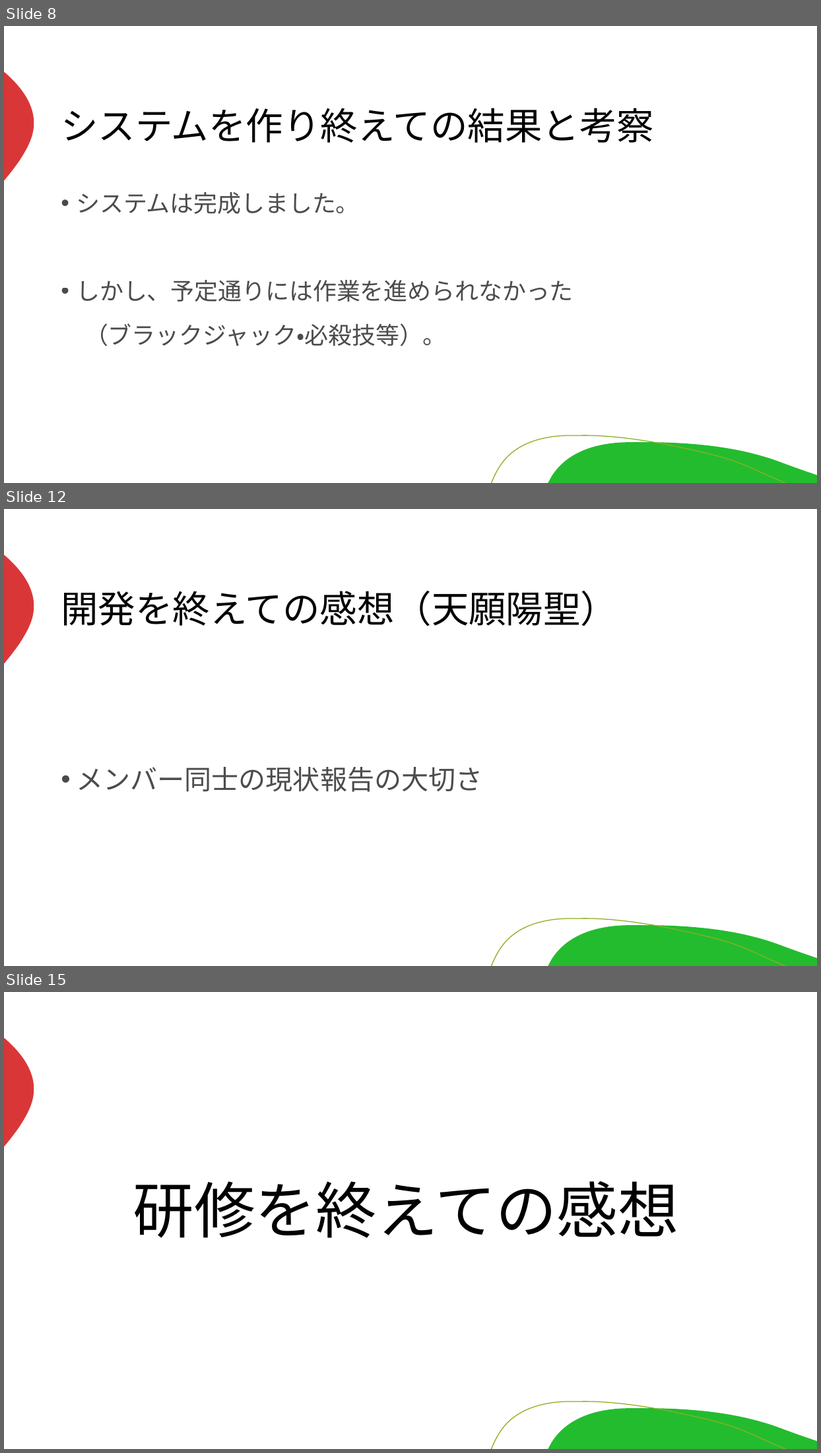
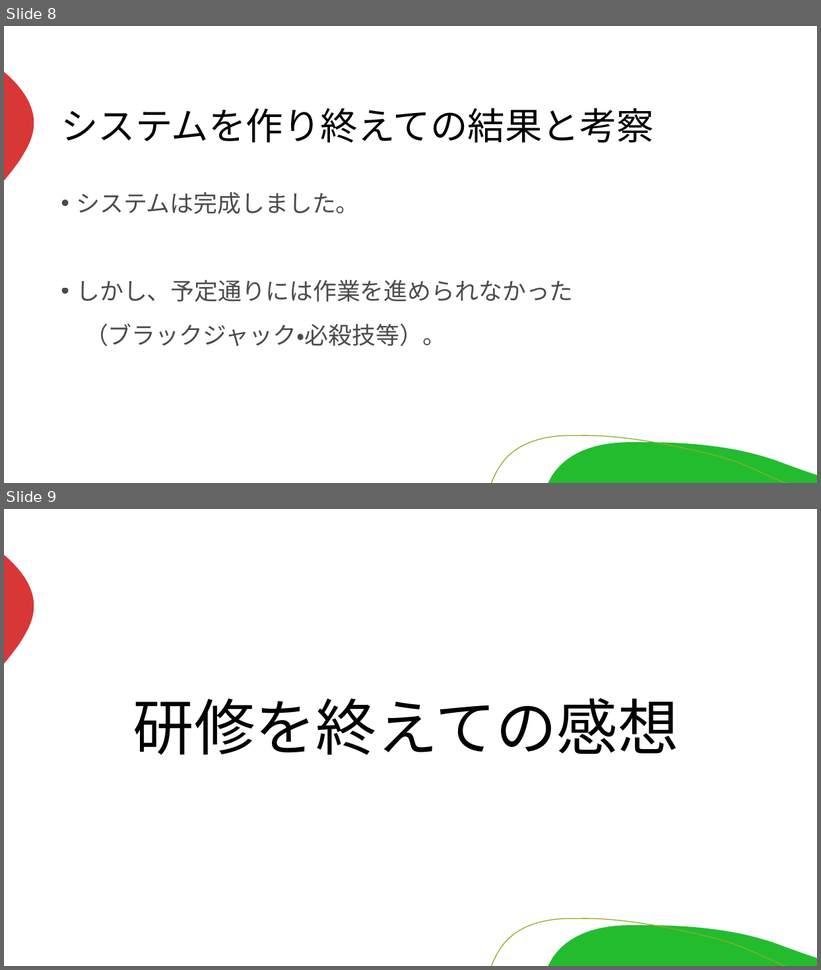
Before and after one commit to miyagiryusei/Excel, a slide deck: 発表資料.pptx. Shown one above the other, each under a label of ours: slides 8, 12 and 15 before the commit, slides 8 and 9 after it; the slides between them are not shown. The pictures are 821x1453 and 821x970 pixels, drawn with LibreOffice and Linux fonts; fonts in the diff are those of the drawing. Boxes give left, top, right and bottom in pixels: in the first picture for what was removed or moved away, otherwise in the second. Text is boxed around its words. In the diff, an @@ line names an element or a change of style, - is before the commit and + after.

```diff
--- a/発表資料.pptx
+++ b/発表資料.pptx
@@ slide 12 removed at <box>4,509,817,966</box>, background #FFFFFF; not listed: 3 template elements that a slide beside it also shows @@
@@ title removed at <box>61,591,618,626</box> @@
-開発を終えての感想（天願陽聖）
@@ text removed at <box>76,767,482,792</box> @@
-• メンバー同士の現状報告の大切さ
@@ what was slide 15 is now slide 9 @@
```
Also in this commit, not shown: 3 slides changed, 5 other slides removed.
